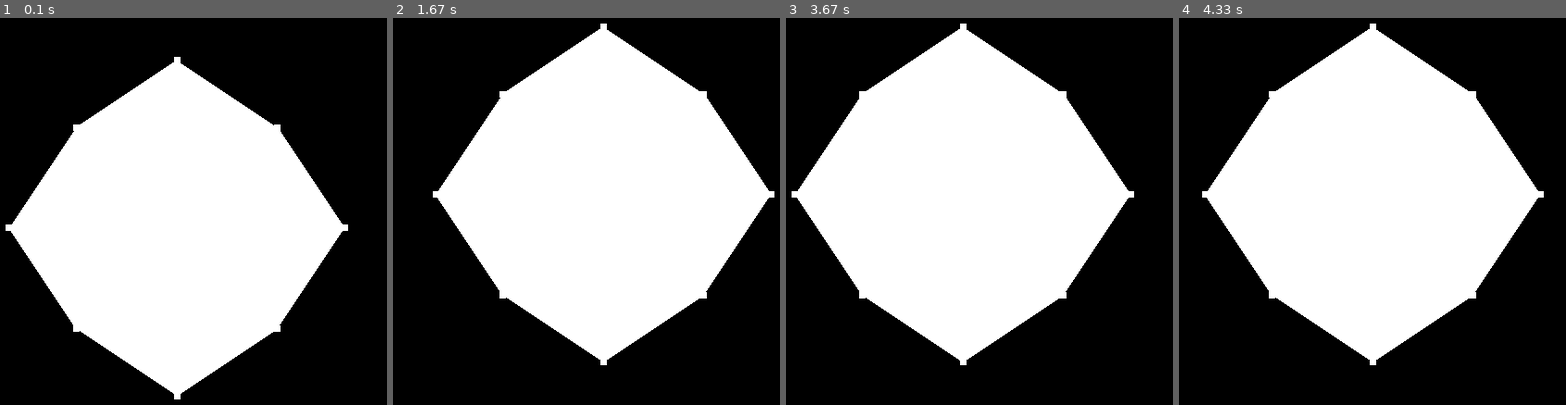
Above: before the commit, frames 1-4 (left to right).
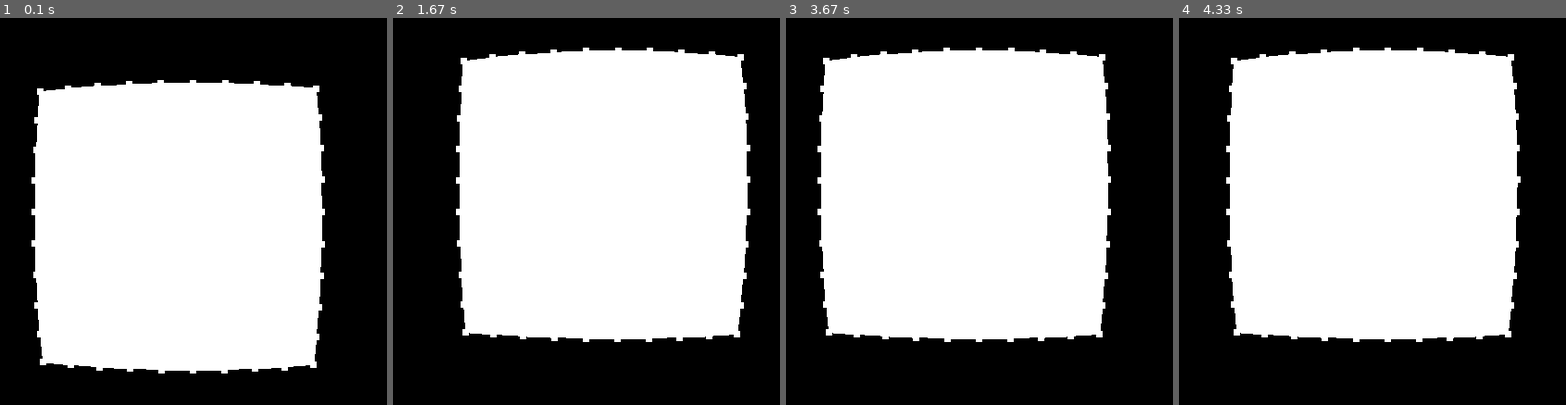
Above: after the commit, the same moments.

Repository: mmmmaja/MARBLE
Game: pygame game, started from fea_/display2.0.py
Two runs of this game, one before a commit and one after it. Both use one fixed random seed, a clock stepped at 60 frames per second and the inputs below.
Inputs (mouse positions are in pixels of both pictures, inside the frame that each line leads up to):
- Up to frame 1 (0.1 s): no input
- Up to frame 2 (1.67 s): hold Right 0.33-0.8 s; move the mouse to (543, 254) at 0.37 s; hold Up 0.83-1.3 s; move the mouse to (outside the picture) at 0.87 s; hold Right from 1.33 s (still down); move the mouse to (outside the picture) at 1.37 s
- Up to frame 3 (3.67 s): release Right at 1.8 s; hold Left 1.83-2.37 s; move the mouse to (outside the picture) at 1.87 s; hold Down 2.4-2.87 s; move the mouse to (1072, 33) at 2.43 s; hold Left 2.9-3.37 s; move the mouse to (1049, 277) at 2.93 s; hold Up from 3.4 s (still down); move the mouse to (979, 41) at 3.43 s
- Up to frame 4 (4.33 s): release Up at 3.87 s; hold Right from 3.9 s (still down); move the mouse to (outside the picture) at 3.93 s

The runs differ from the first frame. In frame 1, 13% of the frame differs, in the area x 1-90%, y 10-99%; in frame 2, 13%, in the area x 10-99%, y 1-90%; in frame 3, 13%; in frame 4, 13%.

Commit message:
concave mesh added

Diff:
--- a/fea_/advanced_mesh_2.py
+++ b/fea_/advanced_mesh_2.py
@@ -4,7 +4,7 @@
 
 class RectangleMesh(Mesh):
 
-    def __init__(self, width, height, sensor_distance=1):
+    def __init__(self, width, height, z_function, sensor_distance=1):
         """
         :param width: dimension of the grid
         :param height: dimension of the grid
@@ -12,7 +12,10 @@
         """
         self.width = width
         self.height = height
+
+        self.z_function = z_function
         self.sensor_distance = sensor_distance
+
         super().__init__()
 
     def create(self):
@@ -26,9 +29,22 @@
                 sensor_array.append(Sensor(position=[
                     i * self.sensor_distance,
                     j * self.sensor_distance,
-                    0.0
+                    self.z_function(i, j, self.width, self.height)
                 ]))
         return sensor_array
+
+
+def concave(i, j, width, height):
+    concavity_factor = 0.05
+    centre = [width / 2, height / 2]
+    x = i - centre[0]
+    y = j - centre[1]
+    z = -concavity_factor * (x ** 2 + y ** 2)
+    return z
+
+
+def flat(i, j, width, height):
+    return 0
 
 
 class csvMesh(Mesh):
--- a/fea_/basic_mesh_2.py
+++ b/fea_/basic_mesh_2.py
@@ -89,15 +89,3 @@
         # FIXME
 
         distance = stimuli.get_distance(self.position)
-
-        # stimuli directly presses on sensor
-        if distance == 0:
-            self.deformation = stimuli.deformation_at(self.position)
-            self.activated = True
-
-        # stimuli only deforms silicon where the sensor is on
-        else:
-            border_deformation = stimuli.border_deformation()
-
-            self.deformation = stimuli.def_func.get_z(distance, border_deformation)
-            self.activated = False
--- a/fea_/display2.0.py
+++ b/fea_/display2.0.py
@@ -198,7 +198,12 @@
     # Apply Boundary Conditions
     # Ku = F where u is the unknown displacement vector of all nodes
 
-    # _mesh = advanced_mesh.RectangleMesh(10, 10)
-    _mesh = csvMesh('C:/Users/majag/Desktop/marble/MARBLE/model/meshes_csv/web.csv')
+    # This is grid-like flat mesh
+    # _mesh = RectangleMesh(10, 10, z_function=flat)
+
+    # This is grid-like concave mesh
+    _mesh = RectangleMesh(10, 10, z_function=concave)
+
+    # _mesh = csvMesh('C:/Users/majag/Desktop/marble/MARBLE/model/meshes_csv/web.csv')
 
     main(FEA(_mesh, silicon))
--- /dev/null
+++ b/fea_/stimuli_2.py
@@ -0,0 +1,42 @@
+import numpy as np
+
+
+class Stimuli:
+
+    def __init__(self):
+        self.position = np.array([0, 0, 0])
+
+    def set_position(self, position):
+        self.position = np.copy(position)
+
+
+class Cuboid(Stimuli):
+
+    def __init__(self, a, b, c):
+
+        super().__init__()
+        self.a = a
+        self.b = b
+        self.c = c
+
+    def get_distance(self, position):
+        """
+        TODO
+        :param position:
+        :return:
+        """
+
+
+class Sphere(Stimuli):
+
+    def __init__(self, radius):
+
+        super().__init__()
+        self.radius = radius
+
+    def get_distance(self, position):
+        """
+        TODO
+        :param position:
+        :return:
+        """
